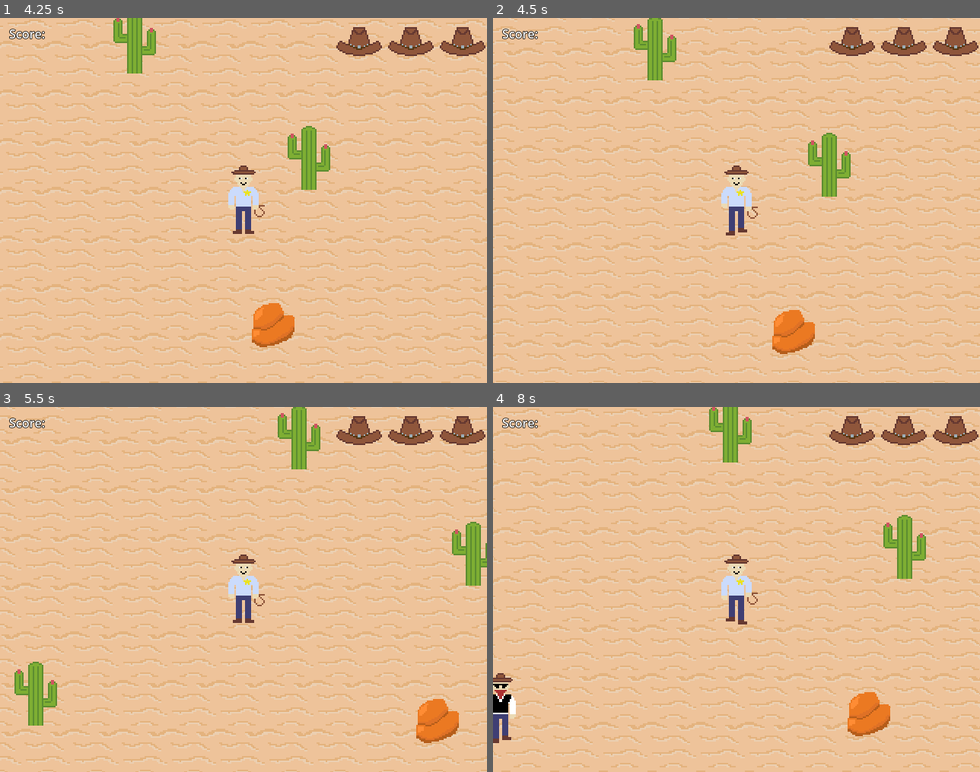
Above: before the commit, frames 1-4 (two rows, left to right).
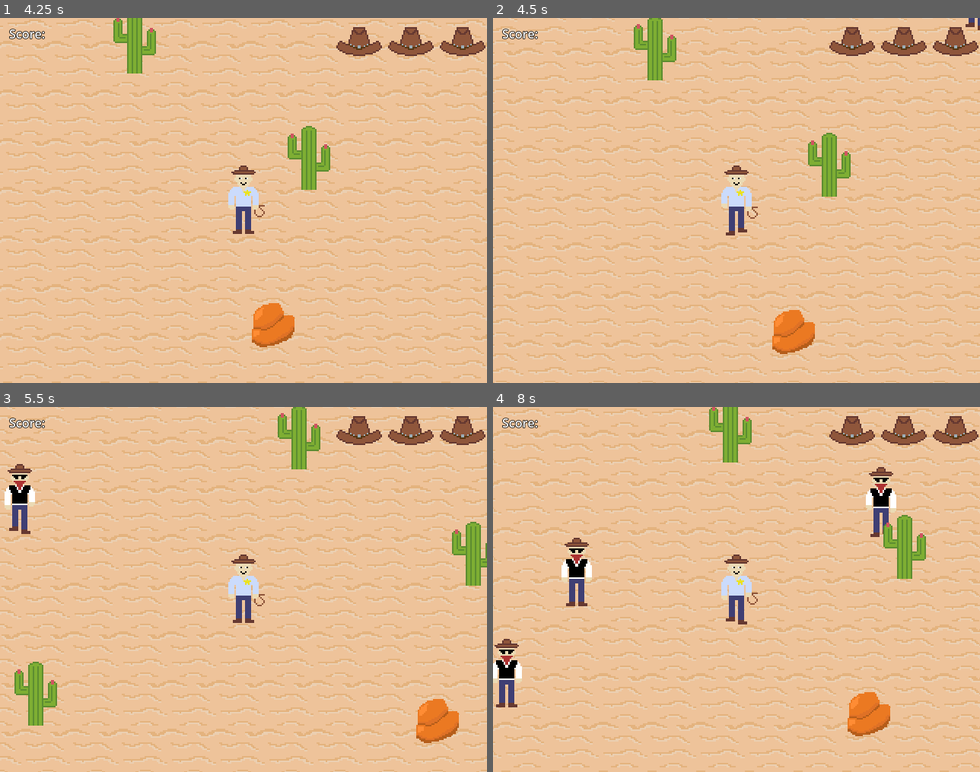
Above: after the commit, the same moments.

Repository: thearst3rd/gmtk-2025
Game: Godot game, scene res://src/menu/main_menu.tscn
The game is run twice, just before and just after one commit, with the same random seed, the same clock (stepped at 60 frames per second) and the same inputs. The engine's default icon, where the game draws it, is replaced by a stand-in: a white triangle on a blue panel in a dark square.
Inputs (mouse positions are in pixels of both pictures, inside the frame that each line leads up to):
- Up to frame 1 (4.25 s): click "Play" at 0.5 s; tap Enter at 1.25 s; move the mouse to (350, 182) at 1.27 s; press the mouse at (350, 182) at 1.28 s; hold D (move_right) 1.28-2.03 s; move the mouse to (146, 218) at 2.02 s; release the mouse at (146, 218) at 2.03 s; hold S (move_down) 2.03-2.78 s; click (146, 218) at 2.1 s; move the mouse to (292, 120) at 2.77 s; press the mouse at (292, 120) at 2.78 s; hold D (move_right) 2.78-3.53 s; move the mouse to (219, 273) at 3.52 s; release the mouse at (219, 273) at 3.53 s; hold W (move_up) from 3.53 s (still down); click (219, 273) at 3.6 s
- Up to frame 2 (4.5 s): move the mouse to (882, 255) at 4.27 s; release W (move_up) at 4.28 s; press the mouse at (882, 255) at 4.28 s; hold A (move_left) from 4.28 s (still down)
- Up to frame 3 (5.5 s): keep holding A (move_left); move the mouse to (97, 534) at 5.02 s; release the mouse at (97, 534) at 5.03 s; click (97, 534) at 5.1 s
- Up to frame 4 (8 s): move the mouse to (760, 589) at 5.77 s; release A (move_left) at 5.78 s; press the mouse at (760, 589) at 5.78 s; hold S (move_down) 5.78-6.53 s; move the mouse to (663, 498) at 6.52 s; release the mouse at (663, 498) at 6.53 s; hold D (move_right) 6.53-7.28 s; click (663, 498) at 6.6 s; move the mouse to (843, 571) at 7.27 s; press the mouse at (843, 571) at 7.28 s; hold W (move_up) from 7.28 s (still down)

Frame 1 is identical in both runs. In frame 2, less than 0.1% of the frame differs, in the area x 97-100%, y 0-4%; in frame 3, 0.7%; in frame 4, 2.4%, in the area x 0-83%, y 16-93%.

Commit message:
Adjusted enemy spawning system

Diff:
--- a/src/game/enemy_spawner.gd
+++ b/src/game/enemy_spawner.gd
@@ -3,10 +3,17 @@
 
 @export var MIN_SPAWN_DISTANCE := 700.0
 @export var MAX_SPAWN_DISTANCE := 1200.0
+@export var DESPAWN_DISTANCE := 1800.0
+@export var TIME_BETWEEN_ROUNDS := 60
 
 var enemy := preload("res://src/game/enemy.tscn")
 var player: CharacterBody2D
-var spawn_per_second := 1
+var spawn_per_second := 0.25
+var spawn_per_second_multiplier := 1.0
+var remainder := 0.0
+var spawn_stage := 0
+var min_enemies := 10
+var max_enemies := 100
 
 @onready var arena: Node2D = owner
 @onready var enemies: Node = $"../Enemies"
@@ -18,11 +25,29 @@
 
 
 func _process(_delta: float) -> void:
+	if enemies.get_child_count() < min_enemies:
+		spawn_per_second_multiplier = 5
+	elif enemies.get_child_count() >= max_enemies:
+		spawn_per_second_multiplier = 0.2
+	else:
+		spawn_per_second_multiplier = 1
 	# After x time, increase the number of enemies spawned per second
-	pass
+	if floor(arena.game_time / TIME_BETWEEN_ROUNDS) >= spawn_stage:
+		spawn_stage += 1
+		spawn_per_second = 0.25 + spawn_stage * spawn_stage * 0.5
+		min_enemies += 5
+		max_enemies += 20
+
+	for enemy_node in enemies.get_children():
+		var enemy_pos: Vector2 = enemy_node.position
+		if enemy_pos.distance_squared_to(arena.player.position) > DESPAWN_DISTANCE * DESPAWN_DISTANCE:
+			enemies.remove_child(enemy_node)
+			enemy_node.queue_free()
 
 
 func spawn_enemy() -> void:
+	if arena.player.remaining_health <= 0:
+		return
 	var new_enemy := enemy.instantiate() as CharacterBody2D
 	enemies.add_child(new_enemy)
 	# Potentially change spawning away from a circle to make it feel better with a rectangular screen
@@ -33,5 +58,10 @@
 
 
 func _on_enemy_spawn_timer_timeout() -> void:
-	for i in spawn_per_second:
+	var num_spawns: float = spawn_per_second * spawn_per_second_multiplier
+	remainder += num_spawns - floor(num_spawns)
+	if remainder >= 1:
+		num_spawns += 1
+		remainder -= 1
+	for i in floor(num_spawns):
 		spawn_enemy()
--- a/src/game/player.tscn
+++ b/src/game/player.tscn
@@ -84,7 +84,6 @@
 shape = SubResource("CapsuleShape2D_nkm2x")
 
 [node name="IFrames" type="Timer" parent="."]
-wait_time = 0.25
 one_shot = true
 
 [connection signal="area_entered" from="Hurtbox" to="." method="_on_hurtbox_area_entered"]
